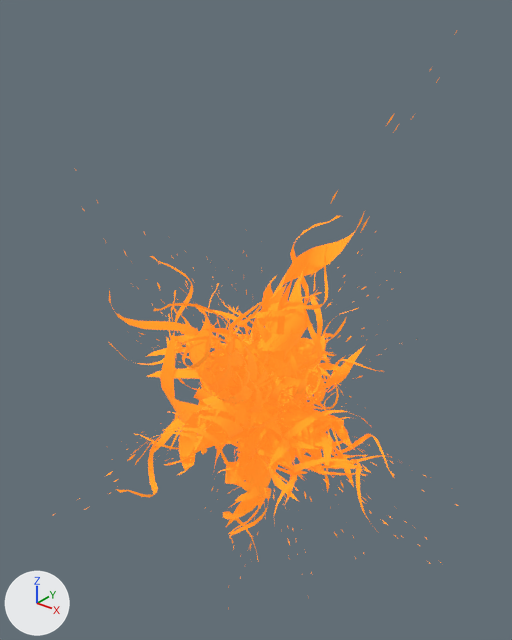
The OBJ model posibleProyecto/assets/fireball_vfx/fireball_02.obj, before and after one commit.
One viewpoint serves both versions: a 50 mm camera at (1.35, -1.73, 1.36) aimed at (-0.12, 0.11, 0.22). The lights are fixed; the arrows at lower left show +X, +Y and +Z. The first picture is the older version. Where no turn or scale is listed for an object, it has been applied to the vertices. Vertices at exactly the same position are counted once.

The scene before the commit, as lines of its bpy script (objects in view):
```python
me_fireball = bpy.data.meshes.new('Fireball')
me_fireball.from_pydata(...)  # 13968 vertices, 11280 faces; spans x -0.93..0.78, y -0.84..0.92, z -1.09..1.21
me_fireball.materials.append(mat_fire)  # orange #ff8d00, glowing orange #c06c21
ob_fireball = bpy.data.objects.new('Fireball', me_fireball)
ob_fireball.location = (0.0, 0.0, 0.0)
```
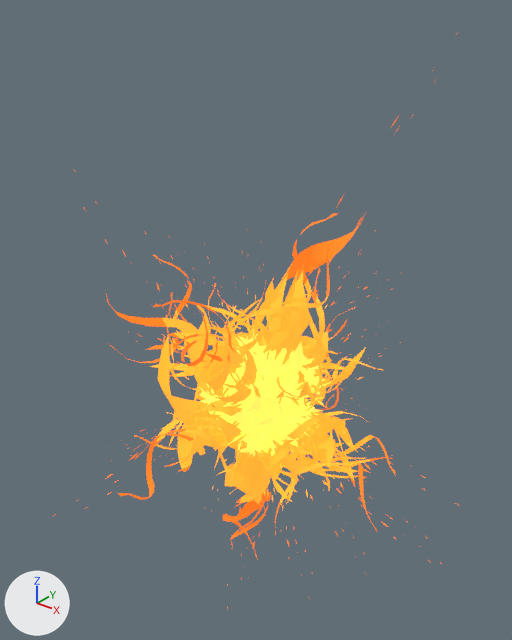
The edits, one by one:
Material 'fire_core' (mat_fire_core) is new.
Its base color is (1.0, 0.48, 0.04) (orange #ffb838).
Its roughness is 1.0.
Its emission color is (1.0, 0.66, 0.11) (yellow #ffd45d).
Its emission strength is 1.0.
Material 'fire_tips' (mat_fire_tips) is new.
Its base color is (1.0, 0.14, 0.0) (orange #ff6900).
Its roughness is 1.0.
Its emission color is (0.7, 0.14, 0.012) (orange #da691d).
Its emission strength is 1.0.
Material 'fire_body' (mat_fire_body) is new.
Its base color is (1.0, 0.28, 0.01) (orange #ff9019).
Its roughness is 1.0.
Its emission color is (0.88, 0.33, 0.028) (orange #f19b2f).
Its emission strength is 1.0.
me_fireball is used by ob_fireball; location (0.0, 0.0, 0.0).
me_fireball had 13968 vertices, 11280 faces and spanned x -0.93..0.78, y -0.84..0.92, z -1.09..1.21.
me_fireball now has 13968 vertices, 11280 faces and spans x -0.93..0.78, y -0.84..0.92, z -1.09..1.2.
me_fireball part 1: the loose piece of 26 vertices spanning x -0.1..0.04, y -0.13..0.01, z -0.17..0.21 is turned 12 degrees about the z axis through its middle.
me_fireball part 2: the loose piece of 27 vertices spanning x -0.1..0.04, y -0.13..0.02, z 0.0..0.37 is turned 12 degrees about the z axis through its middle.
me_fireball part 3: the loose piece of 27 vertices spanning x -0.05..0.05, y -0.1..0.0, z 0.09..0.36 is turned -12 degrees about the z axis through its middle.
me_fireball part 4: the loose piece of 26 vertices spanning x -0.06..0.05, y -0.11..0.01, z 0.02..0.29 is turned -12 degrees about the z axis through its middle.
me_fireball part 5: the loose piece of 27 vertices spanning x -0.05..0.06, y -0.12..0.0, z 0.22..0.49 is turned -12 degrees about the z axis through its middle.
me_fireball part 6: the loose piece of 26 vertices spanning x -0.05..0.06, y -0.05..0.07, z -0.06..0.44 is turned 24 degrees about the z axis through its middle.
me_fireball part 7: 6481 faces spanning x -0.3..0.25, y -0.26..0.27, z -0.27..0.29 switch from mat_fire (orange #ff8d00, glowing orange #c06c21) to mat_fire_core (orange #ffb838, glowing yellow #ffd45d).
me_fireball part 8: 3676 faces spanning x -0.47..0.44, y -0.44..0.46, z -0.52..0.48 switch from mat_fire (orange #ff8d00, glowing orange #c06c21) to mat_fire_body (orange #ff9019, glowing orange #f19b2f).
me_fireball part 9: 1123 faces spanning x -0.93..0.78, y -0.84..0.92, z -1.09..1.2 switch from mat_fire (orange #ff8d00, glowing orange #c06c21) to mat_fire_tips (orange #ff6900, glowing orange #da691d).
Other edits to the shape of me_fireball do not show in these pictures.

Pixel boxes (x1, y1, x2, y2) of what changed, in the pictures (512 x 640 px; the box of a moved part takes in the faces that stretch with it):
'Fireball', reshaped
    before: (52, 31, 458, 609)
    after: (55, 34, 458, 609)
part 1 of me_fireball, moved or reshaped (mostly hidden)
    before: (239, 355, 268, 445)
    after: (239, 353, 268, 443)
part 2 of me_fireball, moved or reshaped
    before: (226, 302, 261, 376)
    after: (226, 299, 261, 382)
part 3 of me_fireball, moved or reshaped
    before: (239, 311, 268, 378)
    after: (240, 309, 269, 369)
part 4 of me_fireball, moved or reshaped
    before: (238, 337, 262, 358)
    after: (239, 337, 260, 358)
part 5 of me_fireball, moved or reshaped
    before: (237, 290, 266, 337)
    after: (237, 282, 266, 336)
part 6 of me_fireball, moved or reshaped
    before: (252, 284, 287, 381)
    after: (252, 281, 285, 383)
part 7 of me_fireball, recoloured (orange to yellow)
    both: (201, 338, 324, 457)
part 8 of me_fireball, recoloured
    both: (157, 270, 374, 501)
part 9 of me_fireball, recoloured
    both: (109, 214, 441, 563)
